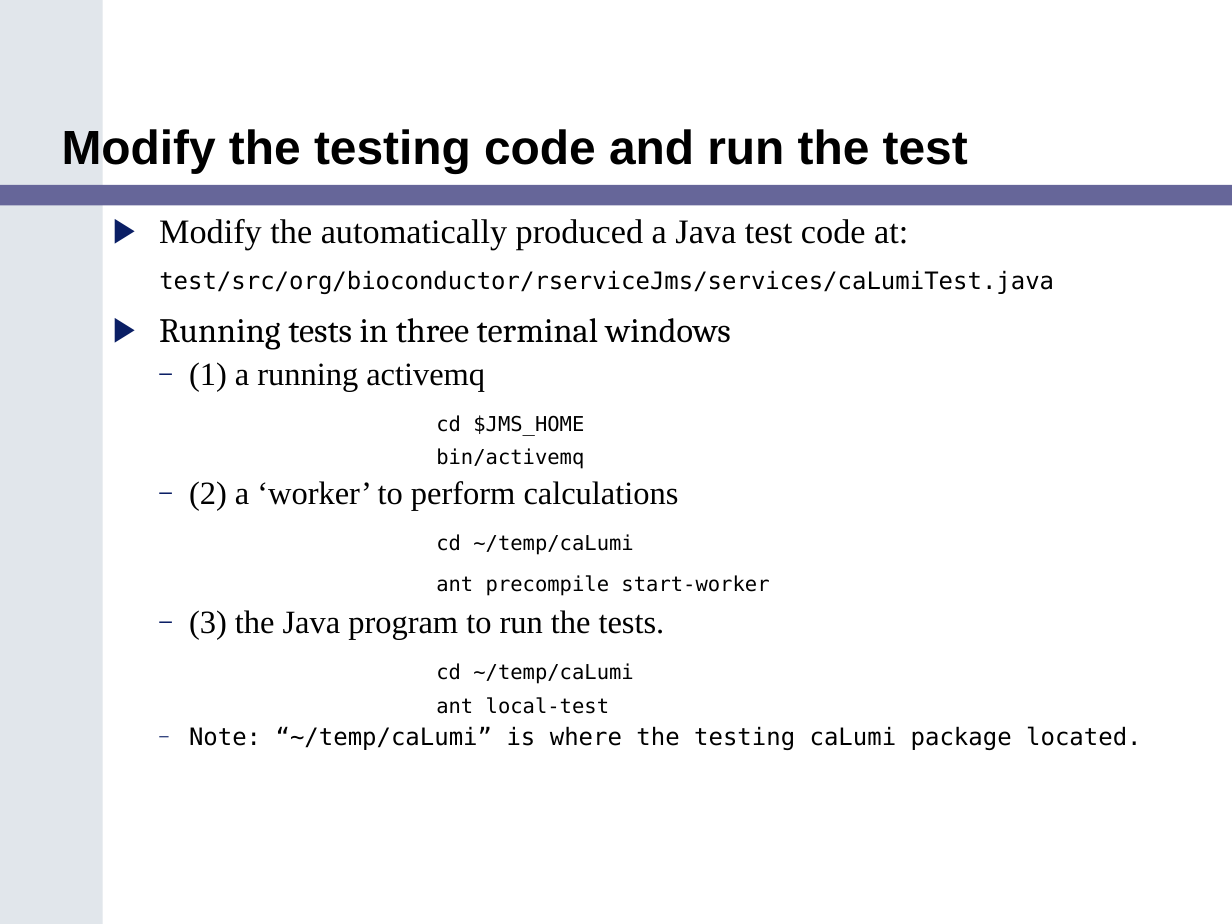
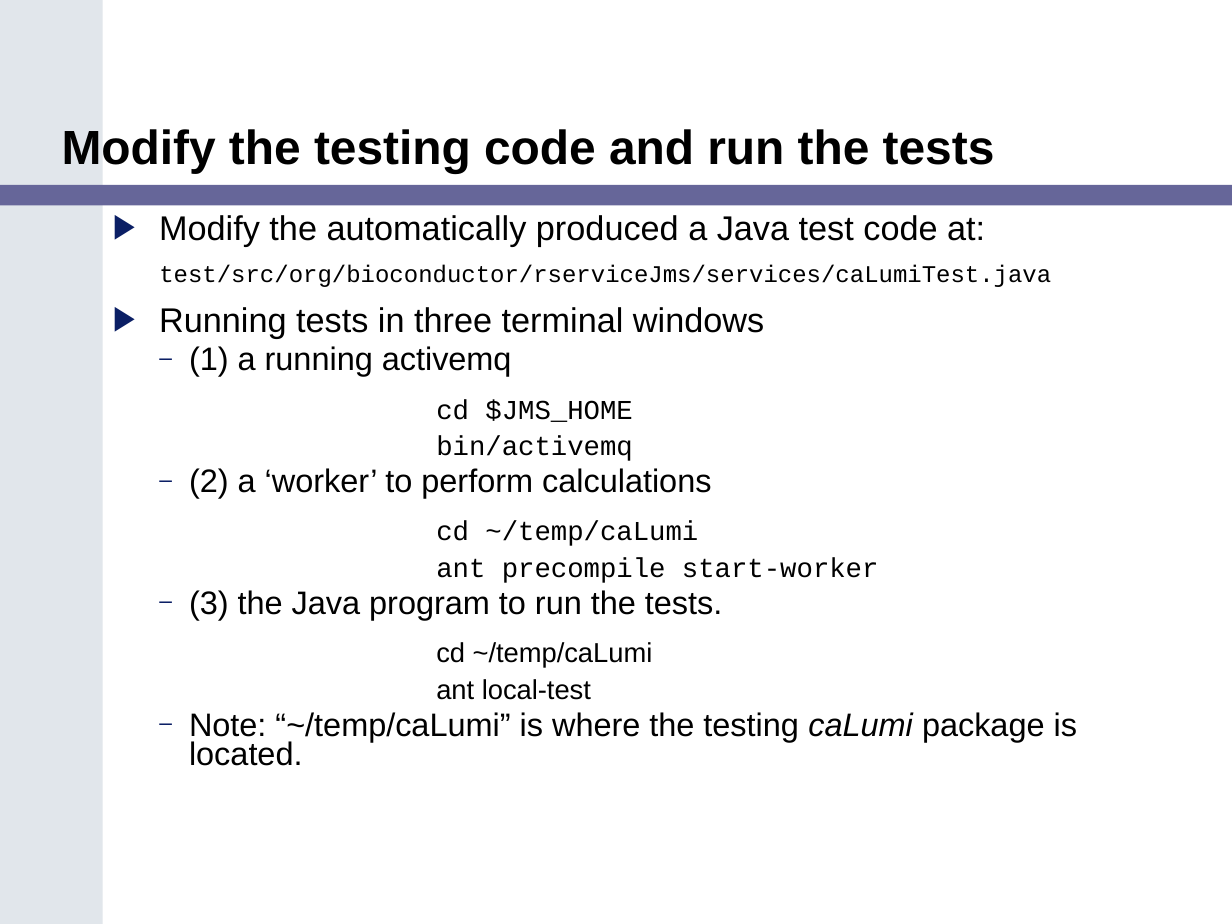
Before and after one commit to NCIP/bioconductor_v1, a slide deck: slide 30 of trunk/bioconductor/Adopter_Northwestern/Task 2.11.2_Final Training Modules/caBIG_Bioconductor_Training_Module.ppt (slide 19 before the commit). Drawn at 1232x924 pixels with LibreOffice and Linux fonts; fonts in the diff are those of the drawing. Boxes give left, top, right and bottom in pixels: in the first picture for what was removed or moved away, otherwise in the second. Text is boxed around its words. In the diff, an @@ line names an element or a change of style, - is before the commit and + after.

```diff
--- a/trunk/bioconductor/Adopter_Northwestern/Task 2.11.2_Final Training Modules/caBIG_Bioconductor_Training_Module.ppt
+++ b/trunk/bioconductor/Adopter_Northwestern/Task 2.11.2_Final Training Modules/caBIG_Bioconductor_Training_Module.ppt
@@ title at (62,129,995,173): text changed @@
-Modify the testing code and run the test
+Modify the testing code and run the tests
@@ text at (159,215,1051,700): font Times New Roman to Arial in "Modify the automatically produced a Java test ...", "(1) a running activemq", "(2) a ‘worker’ to perform calculations", "(3) the Java program to run the ..."; font DejaVu Sans Mono to Courier New in "test/src/org/bioconductor/rserviceJms/services/caLumiTest.ja ...", "cd $JMS_HOME", "bin/activemq", "cd ~/temp/caLumi" and 1 more places; font Cambria to Arial in "Running tests in three terminal windows"; size 12 to 16 pt in "cd $JMS_HOME", "bin/activemq", "cd ~/temp/caLumi", "ant precompile start-worker" and 2 more places; font DejaVu Sans Mono to Arial in "cd ~/temp/caLumi", "ant local-test"; line spacing 0.85 to 0.75; line spacing 0.8 to 0.7 @@
@@ text at (189,712,1077,766): text changed; size 14 to 19 pt; font DejaVu Sans Mono to Arial @@
-  – Note: “~/temp/caLumi” is where the testing caLumi package located.
+  – Note: “~/temp/caLumi” is where the testing caLumi package is located.
```
Also in this commit, not shown: 13 other slides changed, 13 slides added, 2 slides removed, 1 other file.
